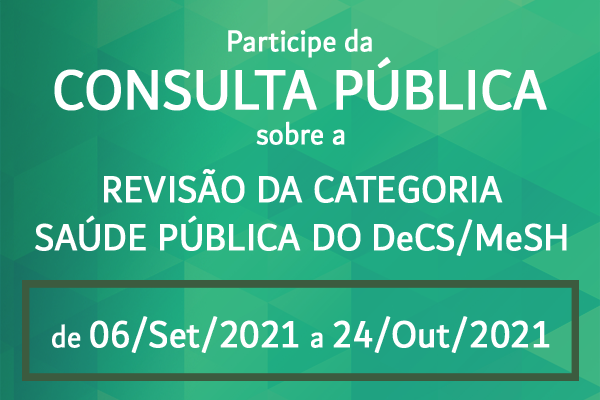
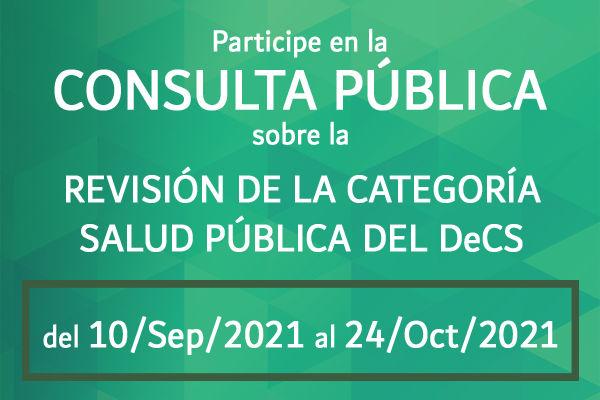
Layer changes from the first 600 x 400 image to the second:
showed group "ES" (6 layers) over 35, 28, 567, 355
renamed "del 06/Sep/2021 al 24/Oct/2021" to "del 10/Sep/2021 al 24/Oct/2021", painted on it over 43, 316, 558, 355
renamed "REVISIÓN DE LA CATEGORÍA SALUD PÚBLICA DEL DeCS/MeSH" to "REVISIÓN DE LA CATEGORÍA SALUD PÚBLICA DEL DeCS", painted on it over 35, 166, 567, 256
hid group "PT" (6 layers) over 35, 28, 567, 355
renamed "de 06/Set/2021 a 24/Out/2021" to "de 10/Set/2021 a 24/Out/2021", painted on it over 52, 316, 550, 353
renamed "REVISÃO DA CATEGORIA SAÚDE PÚBLICA DO DeCS/MeSH" to "REVISÃO DA CATEGORIA SAÚDE PÚBLICA DO DeCS", painted on it over 35, 169, 567, 256
